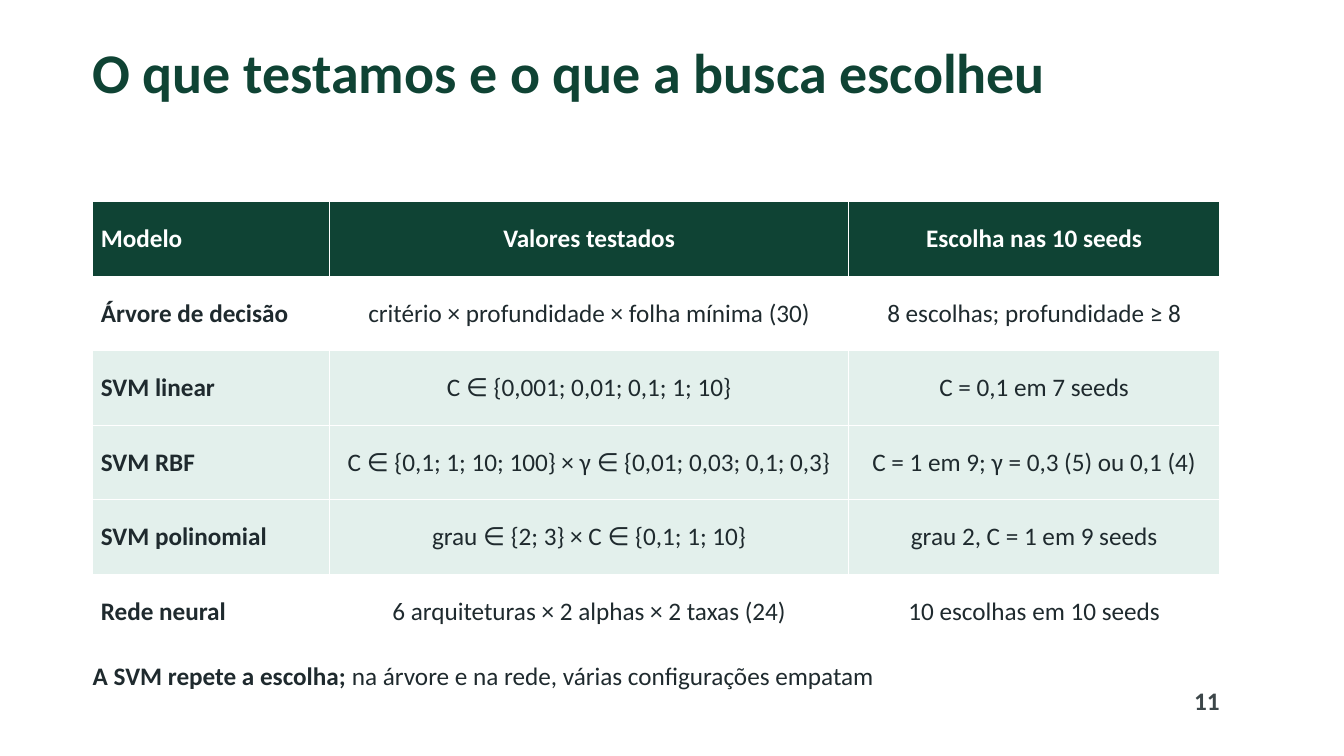
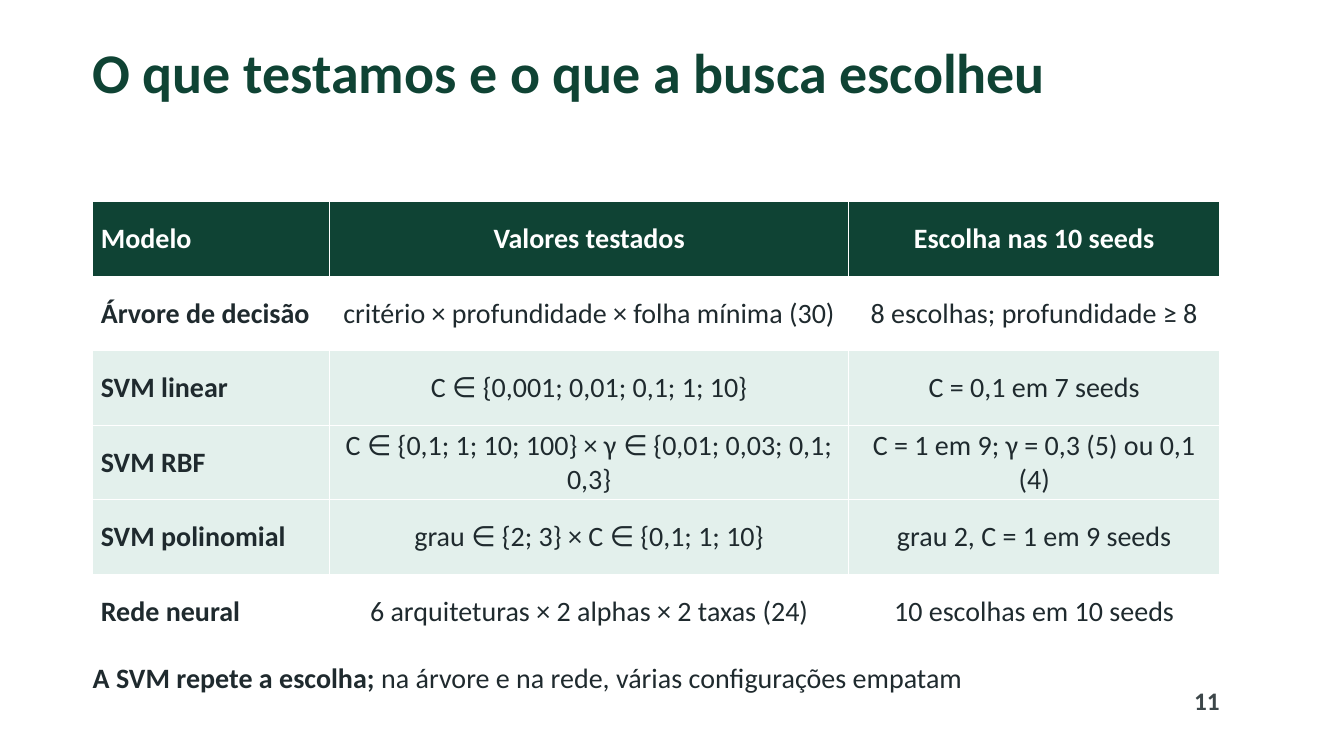
Before and after one commit to pumba-dev/machine-learning-practice, a slide deck: slide 11 of renda/slides/apresentacao_svm.pptx. Drawn at 1344x756 pixels with LibreOffice and Linux fonts; fonts in the diff are those of the drawing; background and template pictures are left out. Boxes give left, top, right and bottom in pixels: in the first picture for what was removed or moved away, otherwise in the second. Text is boxed around its words. In the diff, an @@ line names an element or a change of style, - is before the commit and + after.

```diff
--- a/renda/slides/apresentacao_svm.pptx
+++ b/renda/slides/apresentacao_svm.pptx
@@ table at box(93, 202, 1220, 649) @@
@@ size 18 to 20 pt @@
@@ text "A SVM repete a escolha; ..." at box(93, 668, 962, 693): size 18 to 20 pt @@
```
Also in this commit, not shown: 12 other slides changed, 4 other files.
